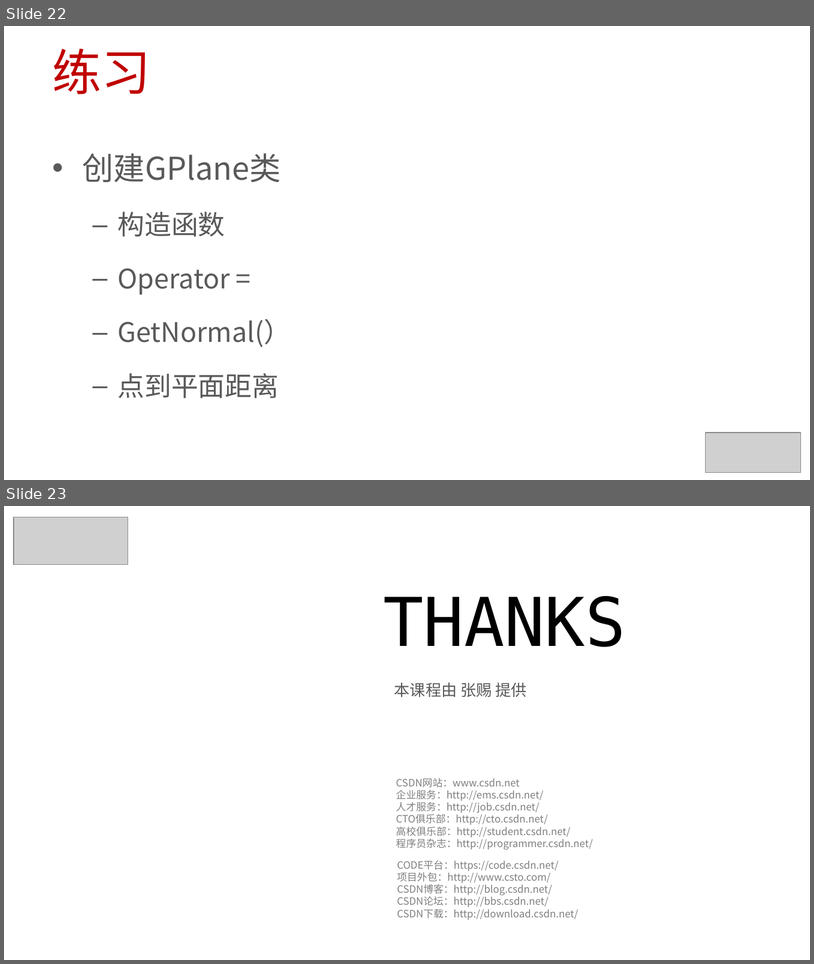
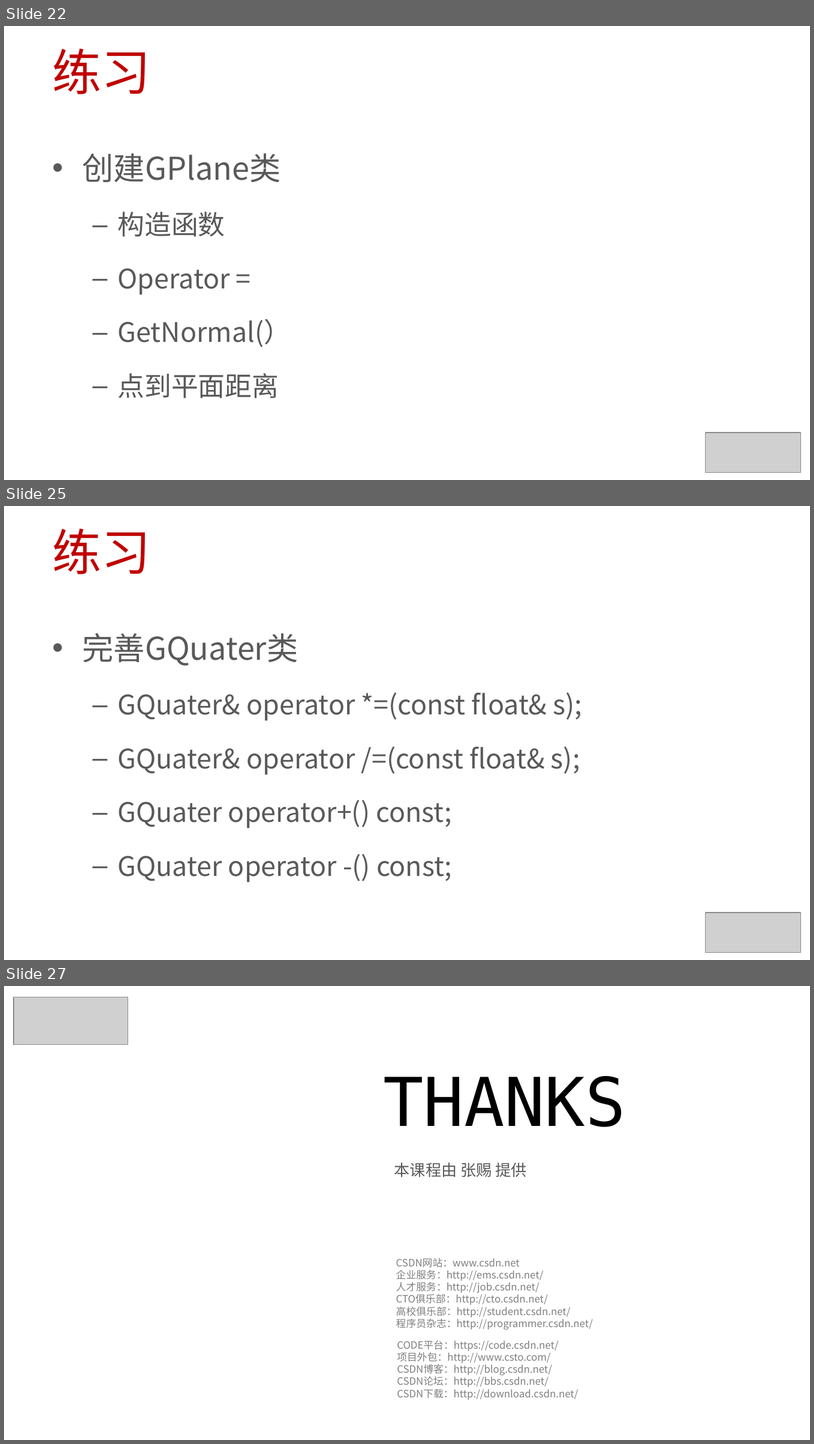
Before and after one commit to 0000duck/ComputerGraphicsBasics, a slide deck: PPT/C++练习.pptx. Shown one above the other, each under a label of ours: slides 22 and 23 before the commit, slides 22, 25 and 27 after it; the slides between them are not shown. The pictures are 814x964 and 814x1444 pixels, drawn with LibreOffice and Linux fonts; fonts in the diff are those of the drawing; grey boxes stand for pictures; background and template pictures are left out. Boxes give left, top, right and bottom in pixels: in the first picture for what was removed or moved away, otherwise in the second. Text is boxed around its words. In the diff, an @@ line names an element or a change of style, - is before the commit and + after.

```diff
--- a/PPT/C++练习.pptx
+++ b/PPT/C++练习.pptx
@@ slide 25 added at bbox=[4, 506, 810, 960], background #FFFFFF @@
@@ title added at bbox=[53, 528, 151, 574], 44 pt, text #C00000 @@
+练习
@@ text added at bbox=[83, 633, 582, 882], 24 pt, text #595959 @@
+• 完善GQuater类
+  – GQuater& operator *=(const float& s);
+  – GQuater& operator /=(const float& s);
+  – GQuater operator+() const;
+  – GQuater operator -() const;
@@ picture added at bbox=[705, 912, 801, 952] @@
@@ what was slide 23 is now slide 27 @@
```
Also in this commit, not shown: 3 other slides added, 1 other file.
